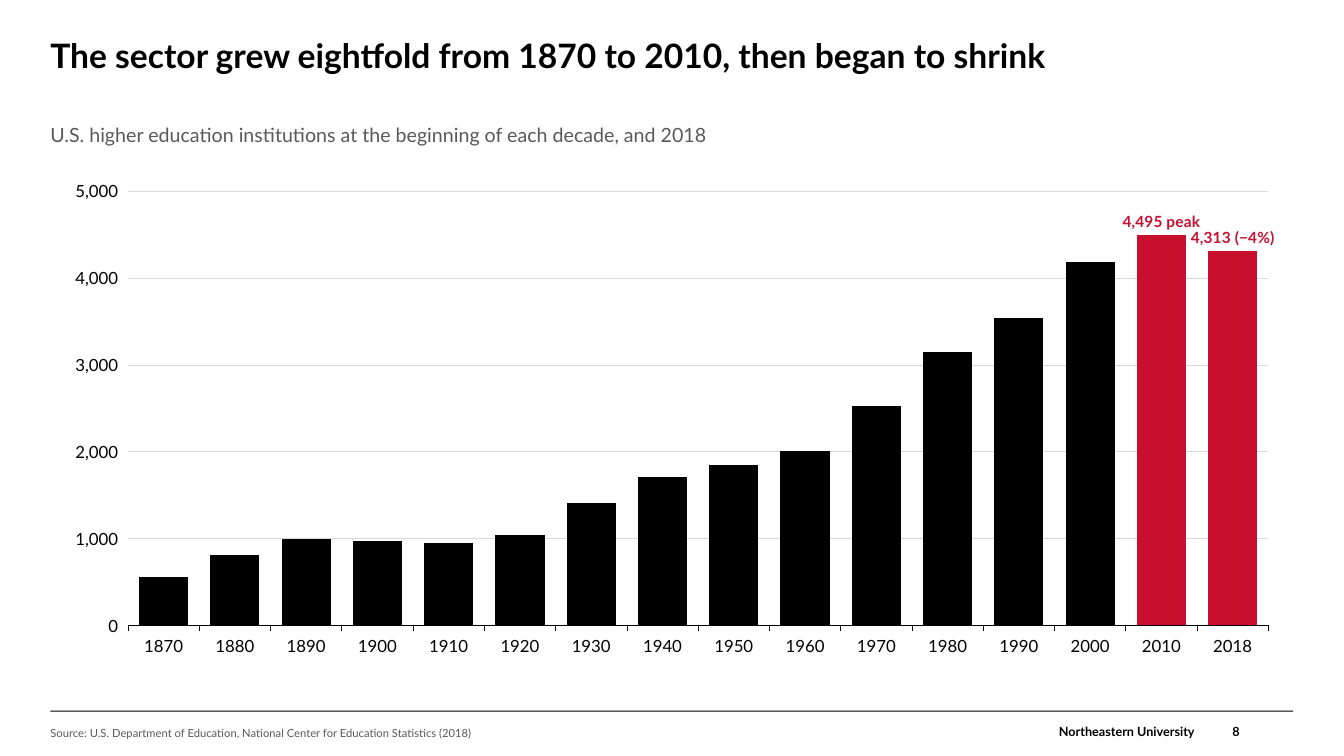
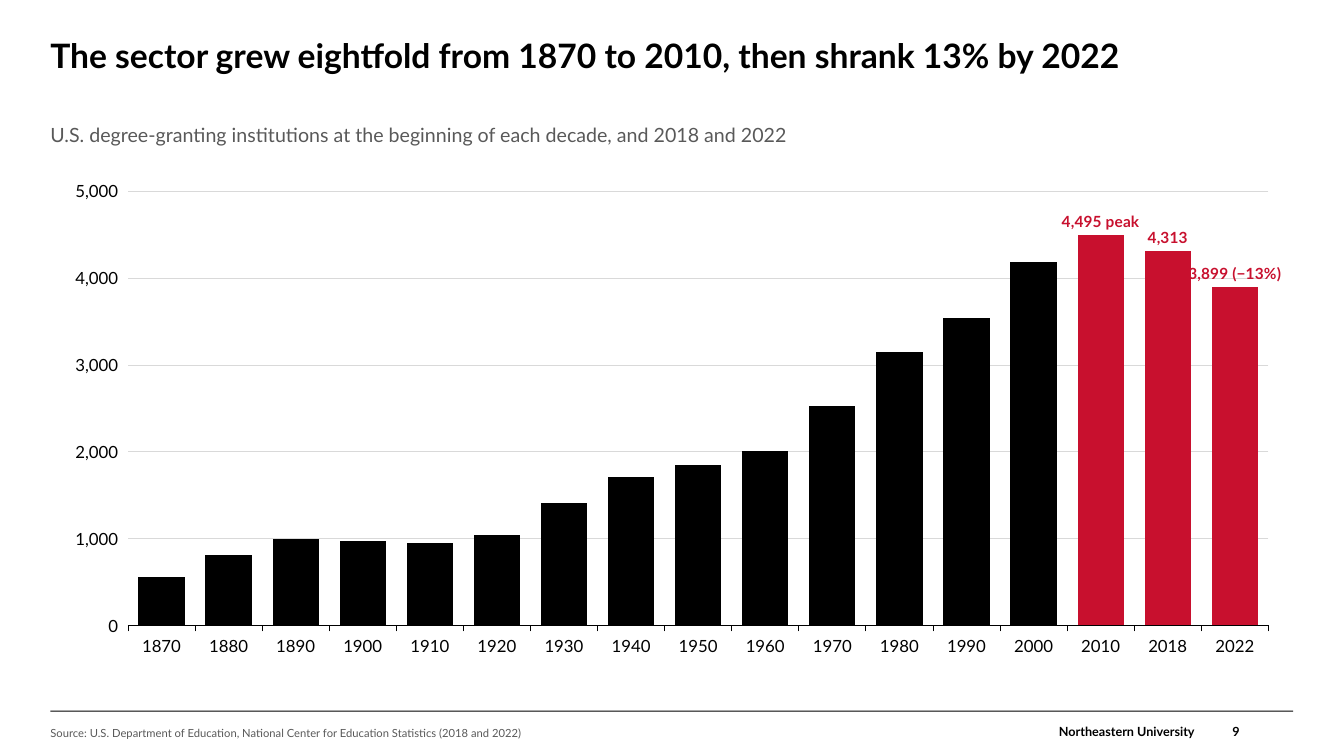
Before and after one commit to brettcsweet/Tonys-repo, a slide deck: slide 9 of GC_Financial_Update_2026-09-30.pptx (slide 8 before the commit). Drawn at 1344x756 pixels with LibreOffice and Linux fonts; fonts in the diff are those of the drawing; background and template pictures are left out. Boxes give left, top, right and bottom in pixels: in the first picture for what was removed or moved away, otherwise in the second. Text is boxed around its words. In the diff, an @@ line names an element or a change of style, - is before the commit and + after.

```diff
--- a/GC_Financial_Update_2026-09-30.pptx
+++ b/GC_Financial_Update_2026-09-30.pptx
@@ text at <box>50,43,1119,74</box>: text changed @@
-The sector grew eightfold from 1870 to 2010, then began to shrink
+The sector grew eightfold from 1870 to 2010, then shrank 13% by 2022
@@ text at <box>50,127,787,146</box>: text changed @@
-U.S. higher education institutions at the beginning of each decade, and 2018
+U.S. degree-granting institutions at the beginning of each decade, and 2018 and 2022
@@ column chart at <box>50,171,1294,665</box> @@
-categories: 1870, 1880, 1890, 1900, 1910, 1920, 1930, 1940, 1950, 1960, 1970, 1980, 1990, 2000, 2010, 2018
+categories: 1870, 1880, 1890, 1900, 1910, 1920, 1930, 1940, 1950, 1960, 1970, 1980, 1990, 2000, 2010, 2018, 2022
-Series 1: 600, 800, 1000, 1000, 1000, 1000, 1400, 1700, 1900, 2000, 2500, 3200, 3500, 4200, 4500, 4300
+Series 1: 600, 800, 1000, 1000, 1000, 1000, 1400, 1700, 1900, 2000, 2500, 3200, 3500, 4200, 4500, 4300, 3900
@@ data labels of Series 1 added @@
@@ text at <box>50,728,521,739</box>: text changed @@
-Source: U.S. Department of Education, National Center for Education Statistics (2018)
+Source: U.S. Department of Education, National Center for Education Statistics (2018 and 2022)
@@ page number at <box>1232,727,1239,736</box>: text changed @@
-8
+9
```
Also in this commit, not shown: 6 other slides changed, 5 slides added, 1 slide removed.
